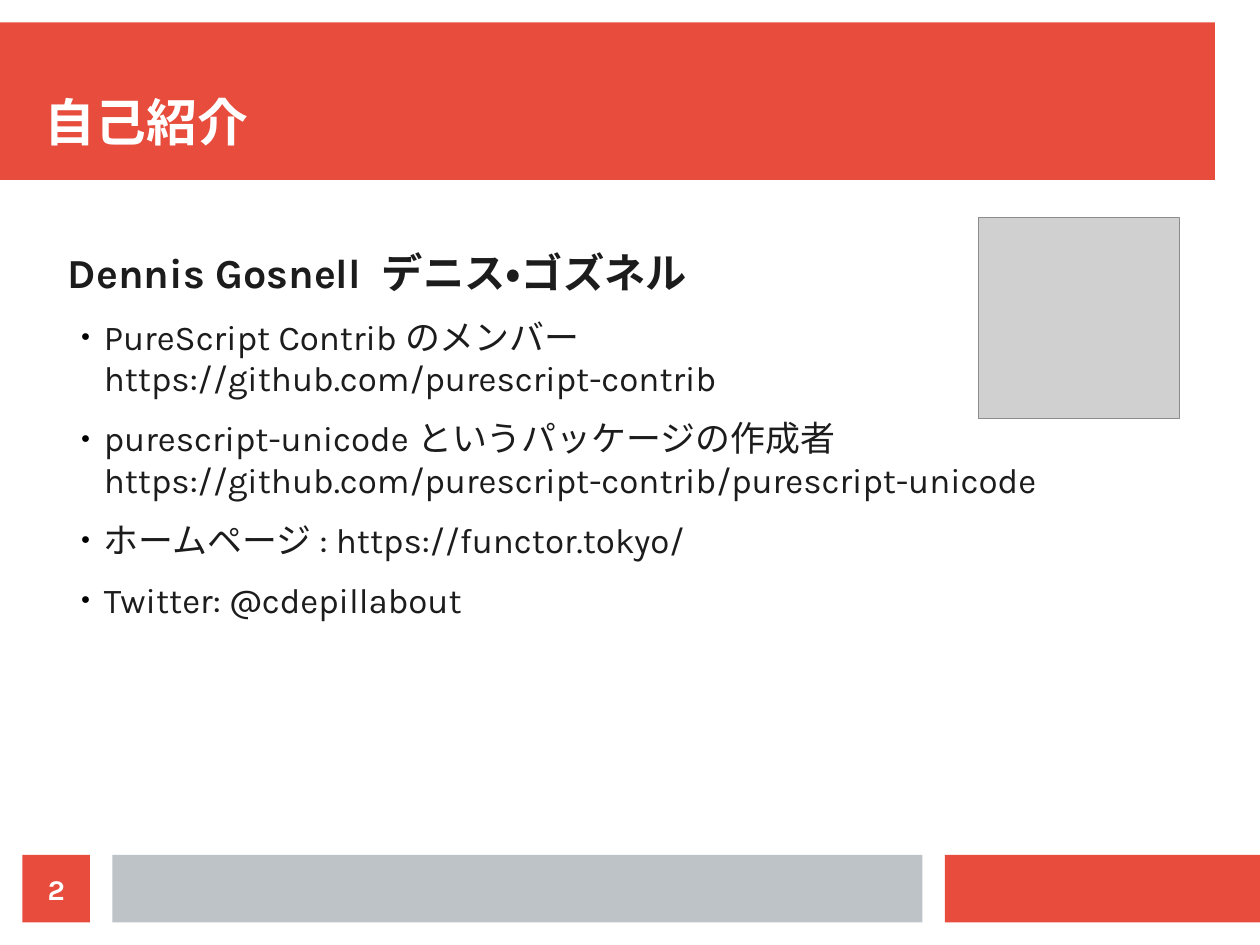
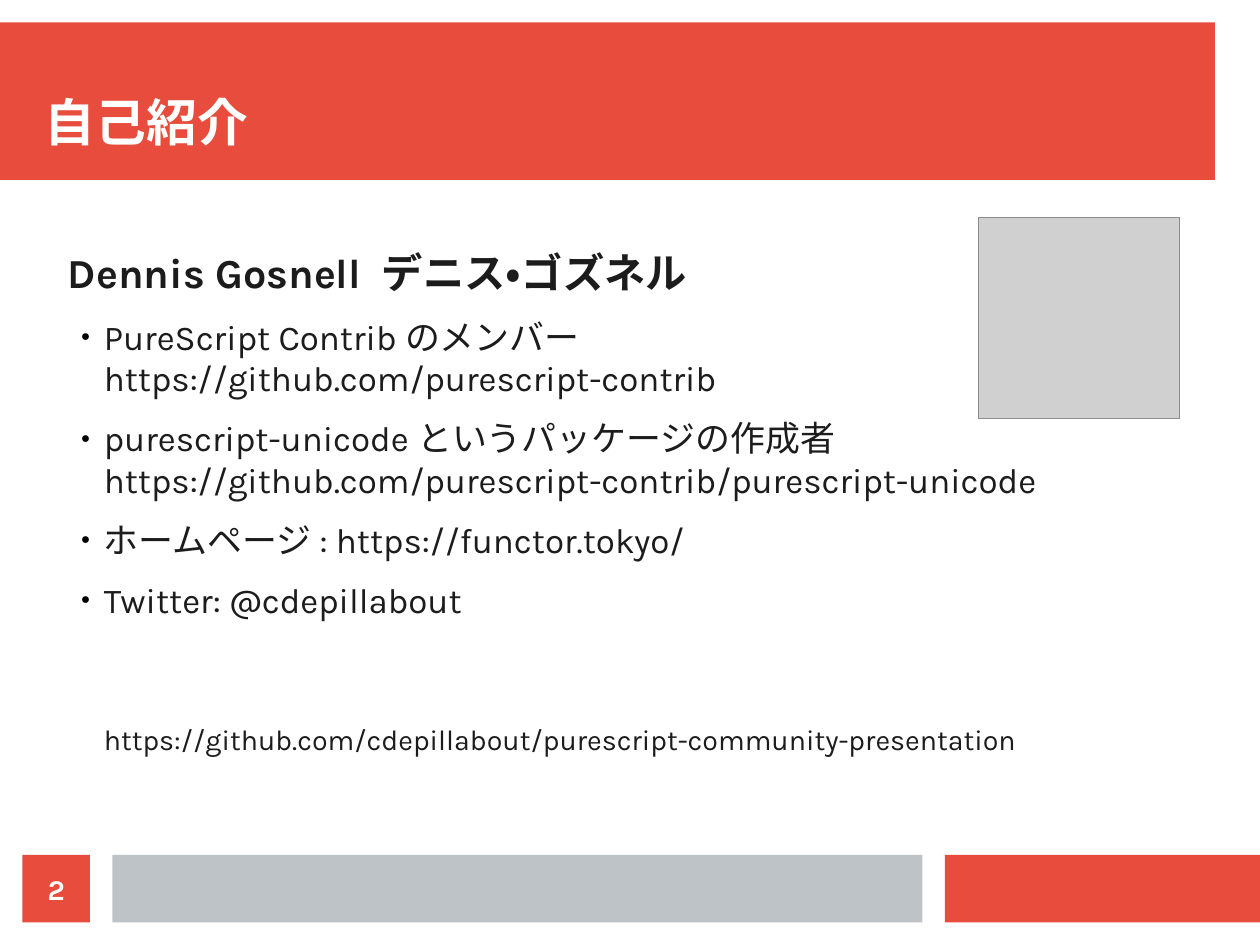
Before and after one commit to cdepillabout/purescript-community-presentation, a slide deck: slide 2 of purescript-community.odp. Drawn at 1260x945 pixels with LibreOffice and Linux fonts; fonts in the diff are those of the drawing; grey boxes stand for pictures. Boxes give left, top, right and bottom in pixels: in the first picture for what was removed or moved away, otherwise in the second. Text is boxed around its words. In the diff, an @@ line names an element or a change of style, - is before the commit and + after.

```diff
--- a/purescript-community.odp
+++ b/purescript-community.odp
@@ text at <box>104,729,1016,757</box>: paragraph added @@
+  https://github.com/cdepillabout/purescript-community-presentation
```
Also in this commit, not shown: 3 other slides changed, 2 slides added, 1 other file.
